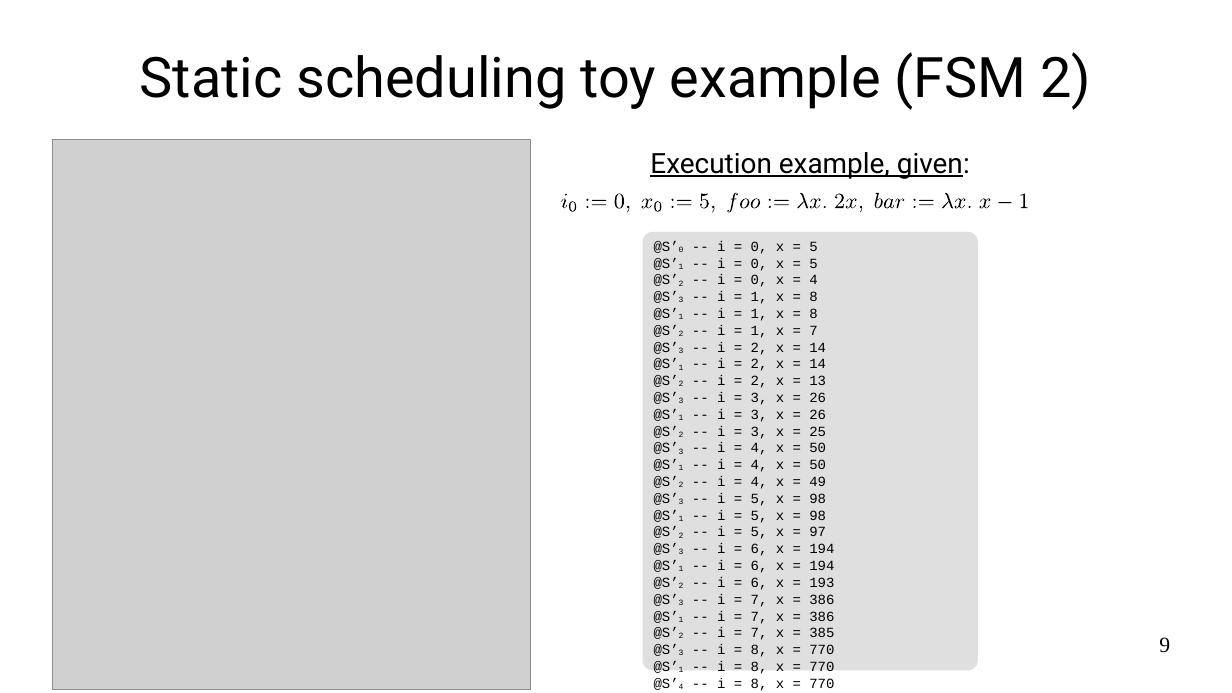
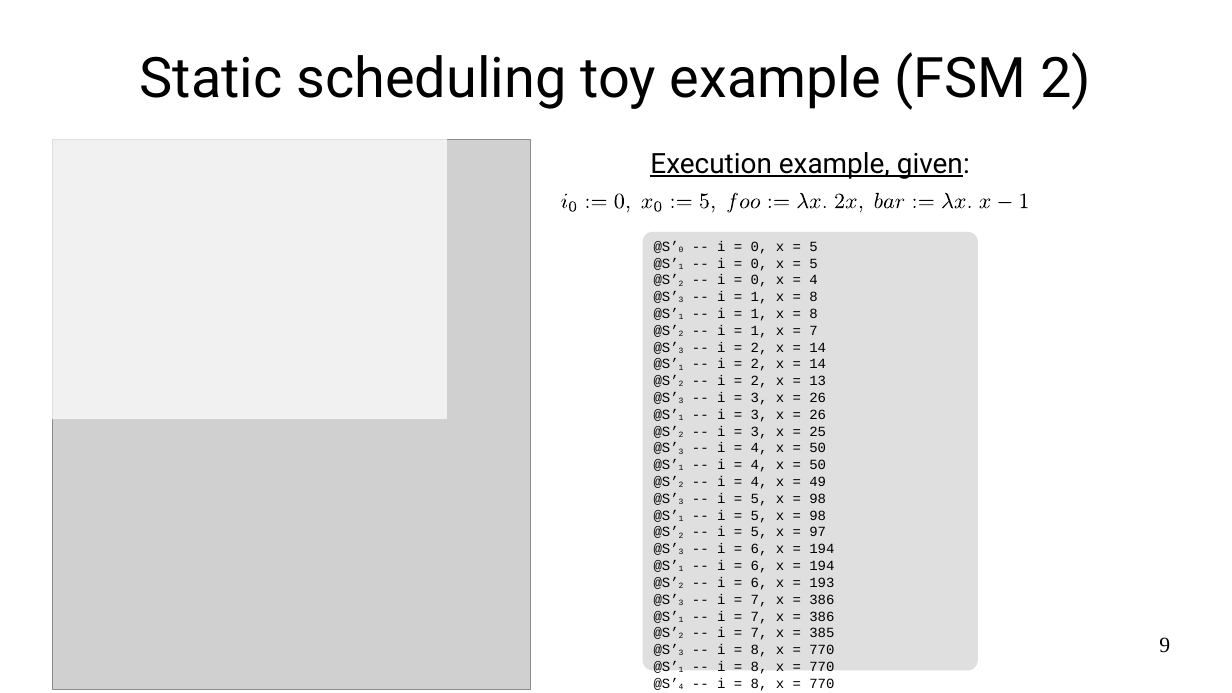
Before and after one commit to ulysse-lh/stage2024, a slide deck: slide 9 of slides/pres.odp. Drawn at 1232x693 pixels with LibreOffice and Linux fonts; fonts in the diff are those of the drawing; grey boxes stand for pictures. Boxes give left, top, right and bottom in pixels: in the first picture for what was removed or moved away, otherwise in the second. Text is boxed around its words. In the diff, an @@ line names an element or a change of style, - is before the commit and + after.

```diff
--- a/slides/pres.odp
+++ b/slides/pres.odp
@@ rectangle added at [28,112,447,419], fill #FFFFFF at 72% opacity @@
```
Also in this commit, not shown: 6 other slides changed, 6 slides added.
